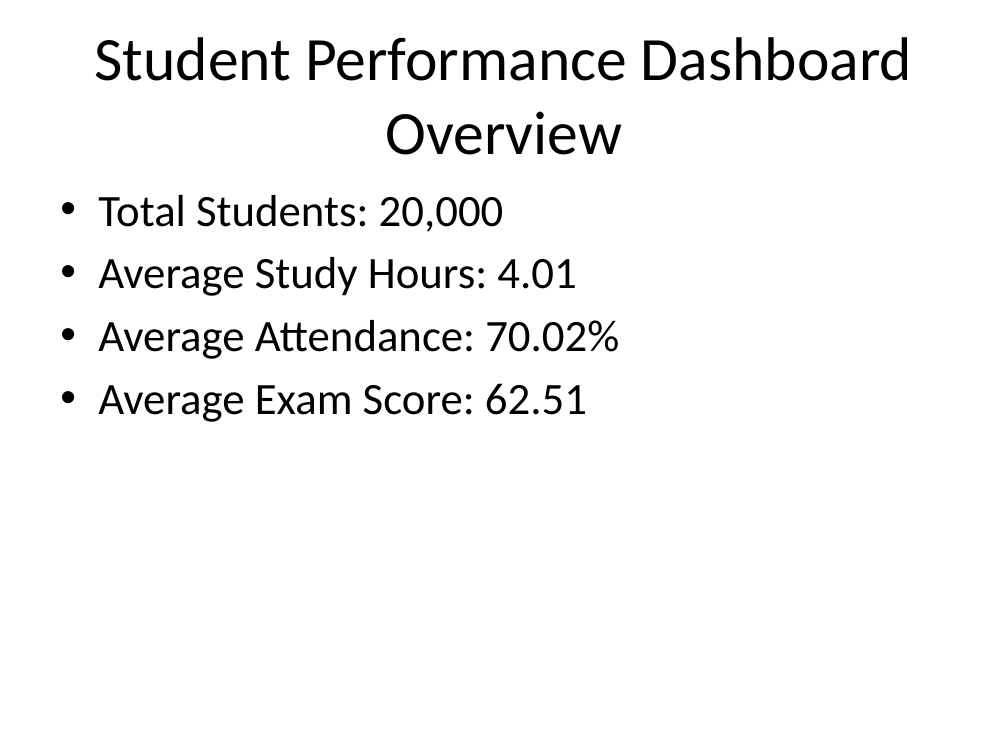
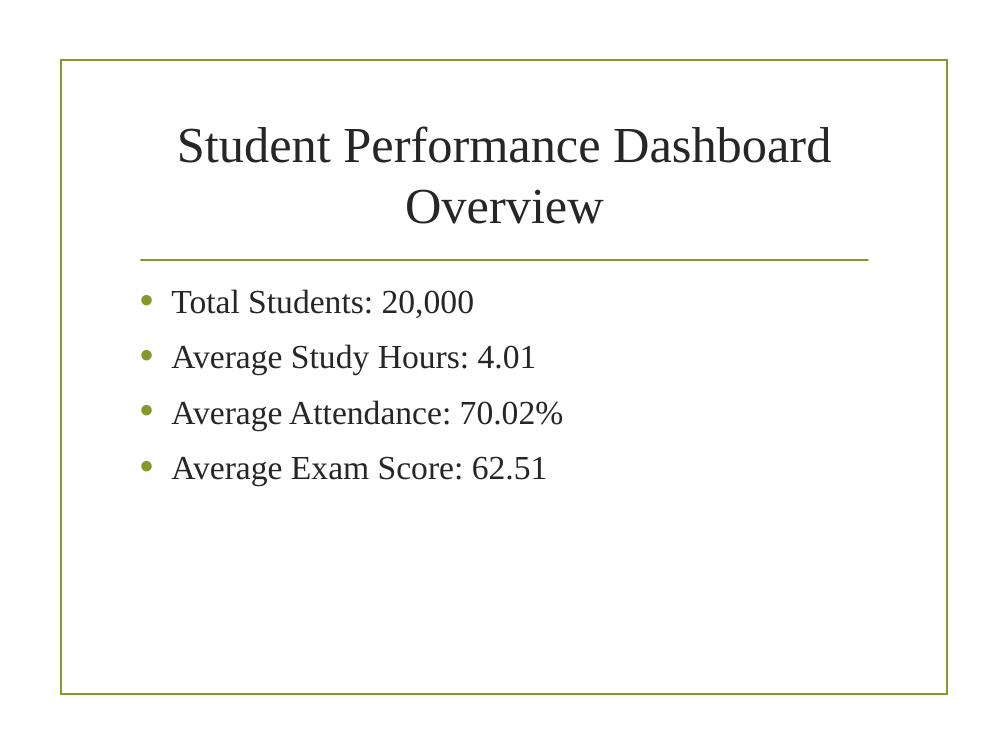
Before and after one commit to suchithrasanthapuri6-gif/Student-Performance-Dashborad, a slide deck: slide 4 of ppt.pptx. Drawn at 1008x756 pixels with LibreOffice and Linux fonts; fonts in the diff are those of the drawing; background and template pictures are left out. Boxes give left, top, right and bottom in pixels: in the first picture for what was removed or moved away, otherwise in the second. Text is boxed around its words. In the diff, an @@ line names an element or a change of style, - is before the commit and + after.

```diff
--- a/ppt.pptx
+++ b/ppt.pptx
@@ rectangle added at [61,59,948,695], outline #83992A 1.25 pt @@
@@ title "Student Performance Dashboard Overview": place and size @@
-title "Student Performance Dashboard Overview" at [95,37,912,155]
+title "Student Performance Dashboard Overview" at [177,126,831,224]
@@ title "Student Performance Dashboard Overview" at [177,126,831,224]: size 44 to 36 pt, font Calibri to Times New Roman, text colour #000000 to #262626 @@
@@ line added from (141, 260) to (868, 260), #83992A 1.25 pt @@
@@ text "Total Students: 20,000": place and size @@
-text "Total Students: 20,000" at [98,195,619,422]
+text "Total Students: 20,000" at [171,289,564,486]
@@ text "Total Students: 20,000" at [171,289,564,486]: size 32 to 24 pt, font Calibri to Times New Roman, text colour #000000 to #262626; indent changed; more space between paragraphs @@
```
Also in this commit, not shown: 8 other slides changed.
